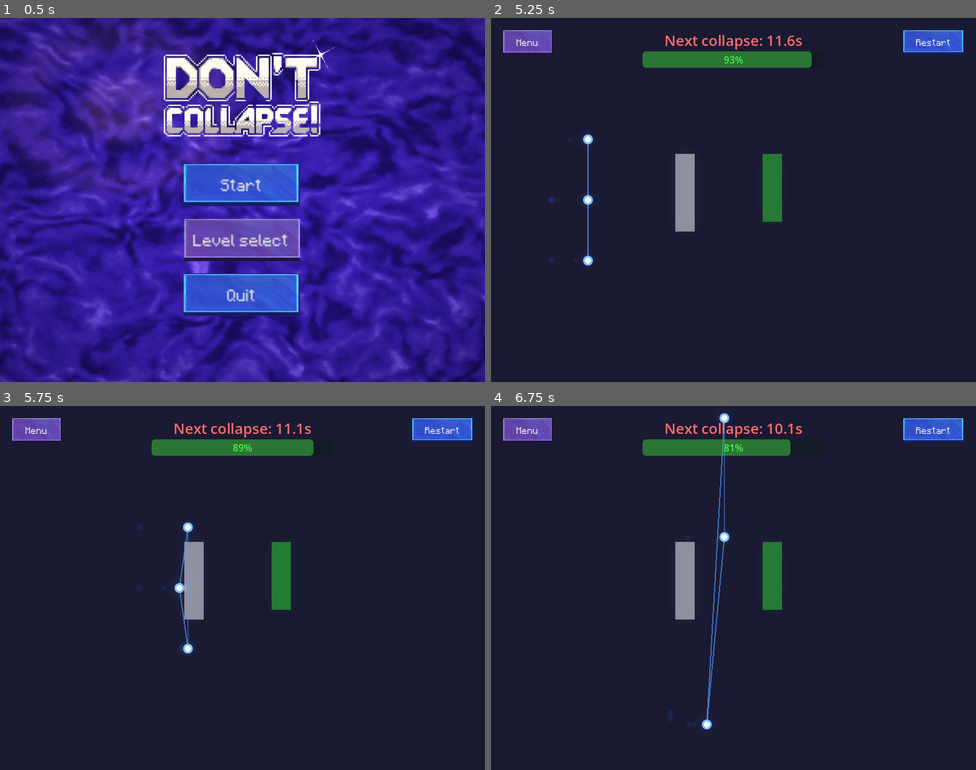
Above: before the commit, frames 1-4 (two rows, left to right).
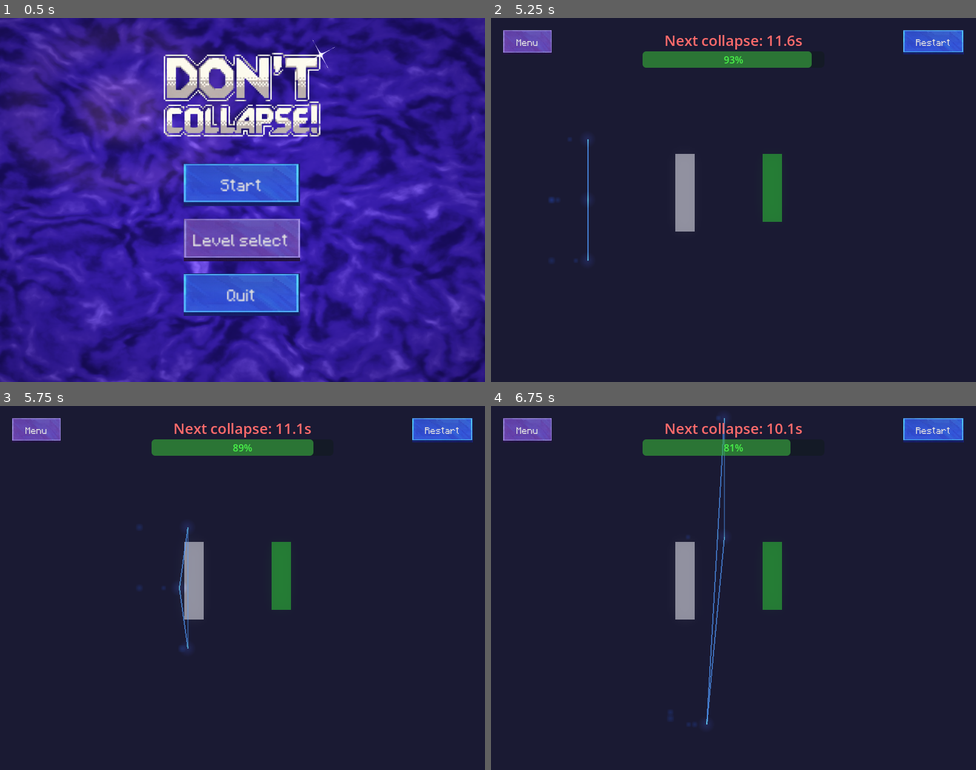
Above: after the commit, the same moments.

Repository: magnoint13/brinqo-2026
Game: Godot game, scene res://ui/MainMenu.tscn
Same seed, same stepped clock (60 frames per second), same inputs: the game is played once before the commit and once after it.
Inputs:
- Up to frame 1 (0.5 s): no input
- Up to frame 2 (5.25 s): click "Start" at 0.5 s; click "Restart" at 1.25 s; click "Restart" at 2 s; click "Restart" at 2.75 s; click "Menu" at 3.5 s; click "Restart Level" at 4.25 s; hold D (move_right) from 5.03 s (still down); tap Space (collapse) at 5.1 s
- Up to frame 3 (5.75 s): keep holding D (move_right)
- Up to frame 4 (6.75 s): release D (move_right) at 5.78 s; hold Down (move_down) 5.78-6.53 s; tap Space (collapse) at 5.85, 6.6 s; hold D (move_right) from 6.53 s (still down)

Frame 1 is identical in both runs. In frame 2, 0.1% of the frame differs, in the area x 19-21%, y 32-68%; in frame 3, 0.1%; in frame 4, 0.1%.

Commit message:
refactor: limpiar codigo particle

Diff:
--- a/scripts/main.gd
+++ b/scripts/main.gd
@@ -227,7 +227,7 @@
 
 func dissolve_particle(particle):
 	# Spawn VFX scene for dissolve effect
-	var color = particle.base_color if !particle.is_survived else particle.survived_color
+	var color = particle.BASE_COLOR if !particle.is_survived else particle.SURVIVED_COLOR
 	VFXSpawner.spawn_dissolve(particle.global_position, color)
 
 	# Tween the particle fading out
--- a/scripts/particle.gd
+++ b/scripts/particle.gd
@@ -2,84 +2,39 @@
 
 @export var BALL_RADIUS: float = 8.0
 @export var BALL_SPEED: float = 300.0
+@export var BASE_COLOR: Color = Color(0.39, 0.59, 1.0)
+@export var SURVIVED_COLOR: Color = Color(1.0, 0.84, 0.0)
 
 @onready var glow_light = $GlowLight
 @onready var trail_particles = $TrailParticles
 @onready var survivor_aura = $SurvivorAura
 
-var collapsed_state: bool = false
+# State
+var rng: RandomNumberGenerator
+var collapsed_state: bool = true
+var is_survived: bool = false
 
-var is_survived: bool = false
+# Visual state
 var fade_alpha: float = 1.0
 var ring_alpha: float = 0.0  # For animating the survivor ring
-var base_color: Color = Color(0.39, 0.59, 1.0)
-var survived_color: Color = Color(1.0, 0.84, 0.0)
+
+#### CORE FUNCTIONALITY ########################################################
 
 func setup(is_new: bool = true):
 	is_survived = not is_new
 	fade_alpha = 0.0 if is_new else 1.0
 	velocity = Vector2.ZERO
-	update_visuals()
-	queue_redraw()
 
 func _ready():
+	rng = RandomNumberGenerator.new()
 	move_and_slide()
 	if trail_particles:
 		trail_particles.emitting = true
 
-func set_survived(value: bool):
-	is_survived = value
-	fade_alpha = 1.0
-	update_visuals()
+func _physics_process(delta):
+	# Draw every frame
 	queue_redraw()
 
-	if is_survived:
-		pulse_survivor_effect()
-
-func update_visuals():
-	if survivor_aura:
-		survivor_aura.visible = is_survived and fade_alpha > 0.1
-		if is_survived:
-			survivor_aura.energy = 1.2 * fade_alpha
-
-	if glow_light:
-		if is_survived:
-			glow_light.color = survived_color
-		else:
-			glow_light.color = base_color
-		# Scale light energy by fade_alpha so invisible particles have no glow
-		glow_light.energy = 0.8 * fade_alpha
-
-func pulse_survivor_effect():
-	if survivor_aura:
-		var tween = create_tween().set_loops(3)
-		tween.tween_property(survivor_aura, "energy", 1.8, 0.3)
-		tween.tween_property(survivor_aura, "energy", 1.2, 0.3)
-
-func _draw():
-	var color = survived_color if is_survived else base_color
-	color.a = fade_alpha
-
-	# Main body
-	draw_circle(Vector2.ZERO, BALL_RADIUS, color)
-
-	# Inner highlight
-	var highlight_color = Color.WHITE
-	highlight_color.a = fade_alpha
-	draw_circle(Vector2.ZERO * 0.6, BALL_RADIUS * 0.6, highlight_color)
-
-	# Survivor ring (animated via ring_alpha)
-	if ring_alpha > 0.01:
-		var ring_color = survived_color
-		ring_color.a = ring_alpha * fade_alpha
-		draw_arc(Vector2.ZERO, BALL_RADIUS + 3, 0, TAU, 16, ring_color, 2.0)
-
-func set_fade(value: float):
-	fade_alpha = value
-	update_visuals()
-	queue_redraw()
-
-func _physics_process(delta):
 	# Update trail emission based on movement
 	if trail_particles:
 		if velocity.length() > 20:
@@ -98,10 +53,12 @@
 	if Input.is_action_pressed("move_down"):
 		direction.y = 1
 
+	if Input.is_action_just_pressed("collapse"):
+		collapsed_state = not collapsed_state
+
+	#### Apply movement ####
 	if direction == Vector2.ZERO:
 		return
-
-	#### Apply movement ####
 	direction = direction.normalized()
 
 	# Set velocity for this frame
@@ -125,7 +82,7 @@
 			var slide = collision.get_remainder().slide(collision.get_normal())
 			move_and_collide(slide)
 
-	# Wrap around screen edges
+	#### Wrap around screen edges ####
 	if position.x < 0:
 		position.x = 800
 	elif position.x > 800:
@@ -135,3 +92,55 @@
 		position.y = 600
 	elif position.y > 600:
 		position.y = 0
+
+func _draw():
+	if collapsed_state:
+		#### Draw as particle ####
+		# Main body
+		var color = SURVIVED_COLOR if is_survived else BASE_COLOR
+		color.a = fade_alpha
+		draw_circle(Vector2.ZERO, BALL_RADIUS, color)
+
+		# Inner highlight
+		draw_circle(
+			Vector2.ZERO,
+			BALL_RADIUS * 0.6,
+			Color(1, 1, 1, fade_alpha)
+		)
+
+		# Survivor ring (animated via ring_alpha)
+		if ring_alpha > 0.01:
+			var ring_color = SURVIVED_COLOR
+			ring_color.a = ring_alpha * fade_alpha
+			draw_arc(Vector2.ZERO, BALL_RADIUS + 3, 0, TAU, 16, ring_color, 2.0)
+
+		#### Other effects ####
+		survivor_aura.visible = is_survived and fade_alpha > 0.1
+		if is_survived:
+			survivor_aura.energy = 1.2 * fade_alpha
+			glow_light.color = SURVIVED_COLOR
+		else:
+			glow_light.color = BASE_COLOR
+
+		# Scale light energy by fade_alpha so invisible particles have no glow
+		glow_light.energy = 0.8 * fade_alpha
+
+	else:
+		#### Draw as wave ####
+		pass
+
+#### VFX ######################################################################
+
+
+func set_fade(value: float):
+	fade_alpha = value
+
+func set_survived(value: bool):
+	is_survived = value
+	fade_alpha = 1.0
+
+	# Survivor effect
+	if is_survived and survivor_aura:
+		var tween = create_tween().set_loops(3)
+		tween.tween_property(survivor_aura, "energy", 1.8, 0.3)
+		tween.tween_property(survivor_aura, "energy", 1.2, 0.3)
